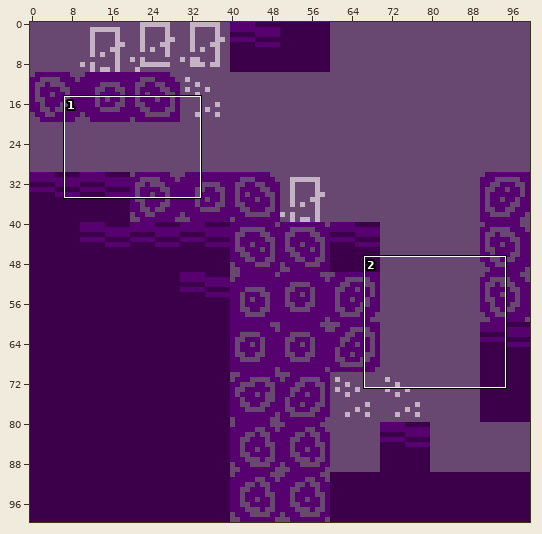
Two versions of one sprite sheet, media/all-of-reality.png. The picture above shows the old version from afar; the outline marks the close-up.
Close-up. Old version:
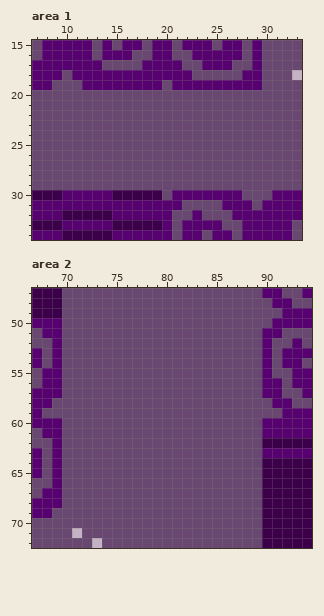
The file is 100x100 pixels. Shown: area 1: x 7..33, y 15..34; area 2: x 67..94, y 47..72. The commit also changed other parts of the picture, which this record leaves out.
The same view after the edit:
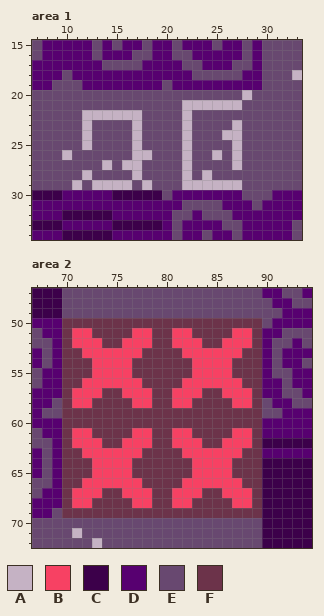
Palette (. is transparent): A #c5b2c4  B #f74163  C #3c004a  D #570070  E #684870  F #6c334a
Difference:
Area 1:
y 20: x 28 E -> A
y 21: x 22..27 EEEEEE -> AAAAAA
y 22: x 12..17 EEEEEE -> AAAAAA; x 22 E -> A
y 23: x 12 E -> A; x 17 E -> A; x 22 E -> A; x 27 E -> A
y 24: x 12 E -> A; x 17 E -> A; x 22 E -> A; x 26..27 EE -> AA
y 25: x 12 E -> A; x 17 E -> A; x 22 E -> A; x 27 E -> A
y 26: x 10 E -> A; x 17..18 EE -> AA; x 22 E -> A; x 25 E -> A; x 27 E -> A
y 27: x 14 E -> A; x 16..17 EE -> AA; x 22 E -> A; x 27 E -> A
y 28: x 12 E -> A; x 17 E -> A; x 22 E -> A; x 24 E -> A
y 29: x 11 E -> A; x 13..16 EEEE -> AAAA; x 18 E -> A; x 22..27 EEEEEE -> AAAAAA
Area 2:
y 50: x 70..89 EEEEEEEEEEEEEEEEEEEE -> FFFFFFFFFFFFFFFFFFFF
y 51: x 70..89 EEEEEEEEEEEEEEEEEEEE -> FBBFFFFBBFFBBFFFFBBF
y 52: x 70..89 EEEEEEEEEEEEEEEEEEEE -> FBBBFFBBBFFBBBFFBBBF
y 53: x 70..89 EEEEEEEEEEEEEEEEEEEE -> FFBBBBBBFFFFBBBBBBFF
y 54..55: x 70..89 EEEEEEEEEEEEEEEEEEEE -> FFFBBBBFFFFFFBBBBFFF
y 56: x 70..89 EEEEEEEEEEEEEEEEEEEE -> FFBBBBBBFFFFBBBBBBFF
y 57: x 70..89 EEEEEEEEEEEEEEEEEEEE -> FBBBFFBBBFFBBBFFBBBF
y 58: x 70..89 EEEEEEEEEEEEEEEEEEEE -> FBBFFFFBBFFBBFFFFBBF
y 59..60: x 70..89 EEEEEEEEEEEEEEEEEEEE -> FFFFFFFFFFFFFFFFFFFF
y 61: x 70..89 EEEEEEEEEEEEEEEEEEEE -> FBBFFFFBBFFBBFFFFBBF
y 62: x 70..89 EEEEEEEEEEEEEEEEEEEE -> FBBBFFBBBFFBBBFFBBBF
y 63: x 70..89 EEEEEEEEEEEEEEEEEEEE -> FFBBBBBBFFFFBBBBBBFF
y 64..65: x 70..89 EEEEEEEEEEEEEEEEEEEE -> FFFBBBBFFFFFFBBBBFFF
y 66: x 70..89 EEEEEEEEEEEEEEEEEEEE -> FFBBBBBBFFFFBBBBBBFF
y 67: x 70..89 EEEEEEEEEEEEEEEEEEEE -> FBBBFFBBBFFBBBFFBBBF
y 68: x 70..89 EEEEEEEEEEEEEEEEEEEE -> FBBFFFFBBFFBBFFFFBBF
y 69: x 70..89 EEEEEEEEEEEEEEEEEEEE -> FFFFFFFFFFFFFFFFFFFF
Pixel boxes of the changes (left, top, right, bottom) in both close-ups:
changed: (182, 90, 252, 190)
changed: (62, 110, 152, 190)
changed: (62, 318, 262, 518)
